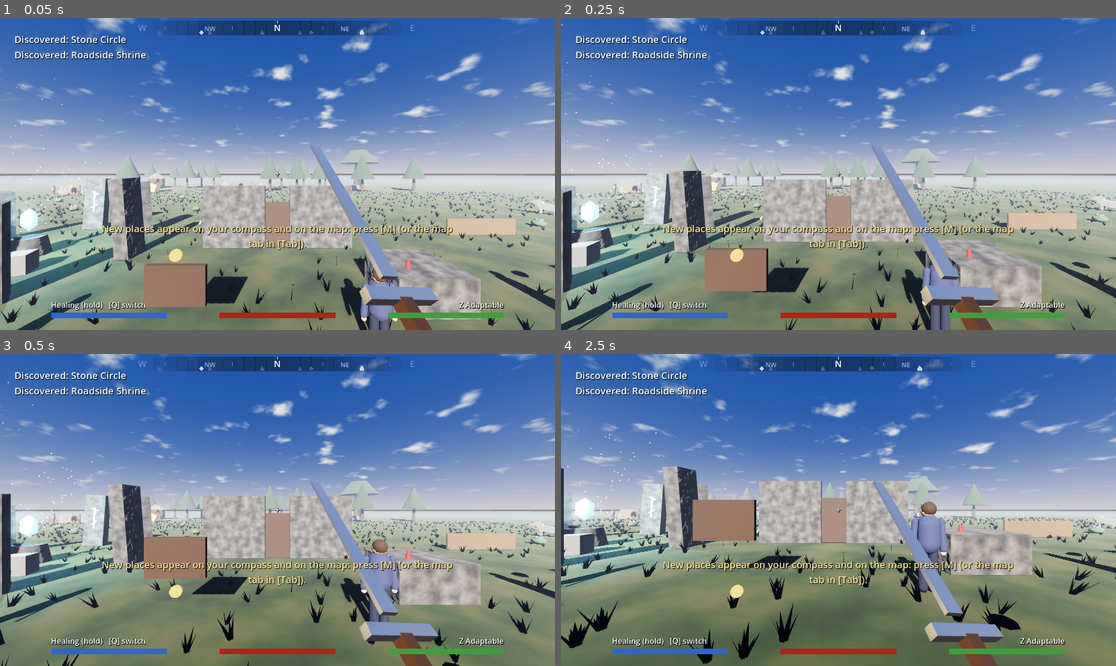
Above: before the commit, frames 1-4 (two rows, left to right).
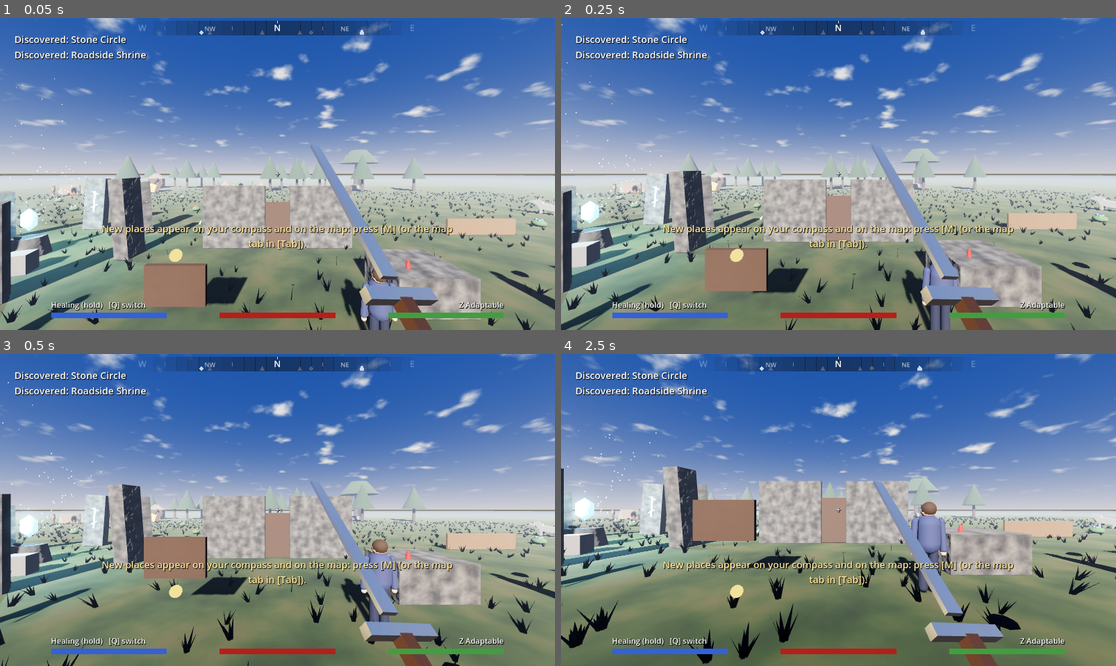
Above: after the commit, the same moments.

Repository: RCJLabs/Vaelora-godot
Game: Godot game, scene res://levels/test_level.tscn
The game is run twice, just before and just after one commit, with the same random seed, the same clock (stepped at 60 frames per second) and the same inputs. This scene is started directly instead of the project's main scene.
Inputs (mouse positions are in pixels of both pictures, inside the frame that each line leads up to):
- Up to frame 1 (0.05 s): no input
- Up to frame 2 (0.25 s): no input
- Up to frame 3 (0.5 s): no input
- Up to frame 4 (2.5 s): tap M (map) at 0.5 s; move the mouse to (866, 510) at 0.52 s; hold W (move_forward) 0.53-1.25 s; hold Right mouse button (cast) 0.53-1.25 s; click (866, 510) at 0.67 s; tap Space (jump) at 0.77 s; tap J (journal) at 0.8, 2.3 s; drag from (727, 525) to (810, 572) at 1.27 s; move the mouse to (894, 441) at 2.02 s; press the mouse at (894, 441) at 2.03 s; hold D (move_right) from 2.03 s (still down)

The runs differ from the first frame. In frame 1, 0.2% of the frame differs, in the area x 0-100%, y 52-100%; in frame 2, 0.3%; in frame 3, 0.2%; in frame 4, 0.1%.

Commit message:
PC lighting pass (part 1): bounce light, soft sun, morning mist; PC asset docs
The game targets PC on Forward+, so the outdoor look can use what only
Forward+ has:
- SDFGI bounce light in the shared outdoor atmosphere, on from High up;
  SSIL (close-range bounce) on Ultra. The presets switch both, and never
  add them to a scene built without them.
- The sun has a size (light_angular_distance), so shadows soften with
  distance; overcast moods widen it. Shadow splits blend.
- Morning mist: LevelMood.morning_mist adds volumetric fog before dawn
  that burns off by mid-morning (Riverlands, Vale, Ithmarren, Fields).

Docs: ASSETS.md rewritten for PC (assets go in through the builders, the
download order, sources, no HDRI skies with the day/night cycle); phone
wording removed from LOOK.md, CREDITS.md and day_night.gd.

Tests: test_graphics checks GI per preset; test_moods checks the sun's
size and the mist burning off.

Co-Authored-By: Claude Opus 5.5 <noreply@anthropic.com>
Claude-Session: https://claude.ai/code/session_01BPE8ZczZ4hZnRHyCfMJwVS

Diff:
--- a/godot/levels/atmosphere.tres
+++ b/godot/levels/atmosphere.tres
@@ -38,6 +38,17 @@
 volumetric_fog_albedo = Color(0.85, 0.88, 1, 1)
 volumetric_fog_anisotropy = 0.6
 volumetric_fog_length = 48.0
+sdfgi_enabled = true
+sdfgi_use_occlusion = true
+sdfgi_read_sky_light = true
+sdfgi_bounce_feedback = 0.5
+sdfgi_cascades = 4
+sdfgi_min_cell_size = 0.2
+sdfgi_energy = 1.0
+ssil_enabled = true
+ssil_radius = 4.0
+ssil_intensity = 0.8
+volumetric_fog_gi_inject = 1.0
 adjustment_enabled = true
 adjustment_contrast = 1.05
 adjustment_saturation = 0.92
--- a/godot/levels/day_night.gd
+++ b/godot/levels/day_night.gd
@@ -27,11 +27,14 @@
 
 ## The night light while Ilun is below the horizon, as a share of a full Ilun's.
 const NO_MOON_LIGHT := 0.5
+## How wide the sun (and moon) looks, in degrees: it softens shadows the further they fall
+## from what casts them (Forward+). Clouds (LevelMood.overcast) widen it.
+const SUN_SIZE := 0.5
 ## The darkest the shade's fill colour gets (at night).
 const NIGHT_FILL := Color(0.3, 0.33, 0.45)
 
 # hour: sun colour, sun energy, sky top, sky horizon, ground horizon, ambient energy, fog light
-# (night ambient 2.2, with NIGHT_FILL: dark, but you can see the ground on a phone screen; stealth goes by
+# (night ambient 2.2, with NIGHT_FILL: dark, but you can see the ground; stealth goes by
 # the clock, not by this)
 const KEYS := [
 	[0.0,  Color(0.55, 0.65, 0.95), 0.4, Color(0.02, 0.035, 0.08), Color(0.08, 0.1, 0.17), Color(0.06, 0.06, 0.08), 2.2, Color(0.18, 0.21, 0.32)],
@@ -50,6 +53,7 @@
 var _sky: ProceduralSkyMaterial
 var _dome: SkyDome   # clouds and stars (levels/sky_dome.gd), made here for the level
 var _last_hour := -1.0
+var _fog_base := 0.0   # the level's volumetric fog density, before the morning mist
 
 
 func _ready() -> void:
@@ -61,6 +65,10 @@
 			_sky = sky.sky_material
 		if mood:
 			mood.apply_static(world_environment.environment)
+		_fog_base = world_environment.environment.volumetric_fog_density
+	if sun:
+		sun.directional_shadow_blend_splits = true
+		sun.light_angular_distance = SUN_SIZE + (mood.overcast * 4.0 if mood else 0.0)
 	if not Engine.is_editor_hint():
 		_dome = SkyDome.new()
 		_dome.set_motes(mood.motes_day if mood else "pollen", mood.motes_night if mood else "fireflies")
@@ -135,6 +143,7 @@
 		if mood:
 			env.ambient_light_energy = mood.ambient(env.ambient_light_energy)
 			env.fog_light_color = mood.fog(env.fog_light_color)
+			env.volumetric_fog_density = _fog_base + mood.mist(hour)
 		# The fill the sky's colour is mixed with (ambient_light_sky_contribution), so
 		# shade isn't all sky-blue: a dimmer fog light, cool at night, near-neutral by day.
 		# Never darker than NIGHT_FILL: moonlit blue, enough to see the ground by.
--- a/godot/levels/level_mood.gd
+++ b/godot/levels/level_mood.gd
@@ -21,6 +21,9 @@
 ## "pollen", "fireflies", "ash", "dust", or "" for nothing.
 @export var motes_day := "pollen"
 @export var motes_night := "fireflies"
+## Extra volumetric fog that gathers before dawn and burns off by mid-morning (0: none;
+## 0.02 is a light mist). Only on presets with volumetric fog (High and Ultra).
+@export_range(0.0, 0.2) var morning_mist := 0.0
 
 @export_group("Sun")
 @export var sun_tint := Color(1, 1, 1)
@@ -75,6 +78,11 @@
 	return energy * sun_energy_mult * (1.0 - overcast * 0.55)
 
 
+## The morning mist's extra volumetric fog density at `hour`.
+func mist(hour: float) -> float:
+	return morning_mist * smoothstep(3.5, 5.5, hour) * (1.0 - smoothstep(7.0, 9.5, hour))
+
+
 func fog(color: Color) -> Color:
 	return color.lerp(fog_tint * maxf(color.get_luminance(), 0.05) * 1.5, fog_tint_amount)
 
--- a/godot/levels/moods/canopy.tres
+++ b/godot/levels/moods/canopy.tres
@@ -18,3 +18,4 @@
 clouds = 0.25
 motes_day = "pollen"
 motes_night = "fireflies"
+morning_mist = 0.025
--- a/godot/levels/moods/fields.tres
+++ b/godot/levels/moods/fields.tres
@@ -16,3 +16,4 @@
 clouds = 0.85
 motes_day = "ash"
 motes_night = "ash"
+morning_mist = 0.02
--- a/godot/levels/moods/riverlands.tres
+++ b/godot/levels/moods/riverlands.tres
@@ -13,3 +13,4 @@
 contrast = 1.05
 saturation = 1.04
 clouds = 0.55
+morning_mist = 0.03
--- a/godot/levels/moods/vale.tres
+++ b/godot/levels/moods/vale.tres
@@ -10,3 +10,4 @@
 fog_tint_amount = 0.2
 contrast = 1.04
 clouds = 0.4
+morning_mist = 0.015
--- a/godot/systems/settings.gd
+++ b/godot/systems/settings.gd
@@ -34,21 +34,26 @@
 ## built (a scene without volumetric fog doesn't gain it on Ultra); shadow_distance
 ## multiplies each sun's own shadow distance. clutter: how thick the ground cover
 ## (grass, flowers, stones: props/ground_cover.gd) grows, 0 for none; clutter_range:
-## how far away it's drawn.
+## how far away it's drawn. sdfgi: real-time bounce light (Forward+ only; gi_rays and
+## gi_half_res set its cost); ssil: screen-space bounce light, close up.
 const QUALITY_NAMES := ["Low", "Medium", "High", "Ultra"]
 const QUALITY := [
 	{"ssao": false, "volumetric_fog": false, "glow": false, "shadow_atlas": 1024, "shadow_distance": 0.5,
 		"soft_shadows": RenderingServer.SHADOW_QUALITY_HARD, "msaa": Viewport.MSAA_DISABLED, "fxaa": true,
-		"ssao_quality": RenderingServer.ENV_SSAO_QUALITY_VERY_LOW, "fog_volume": 48, "clutter": 0.0, "clutter_range": 30.0},
+		"ssao_quality": RenderingServer.ENV_SSAO_QUALITY_VERY_LOW, "fog_volume": 48, "clutter": 0.0, "clutter_range": 30.0,
+		"sdfgi": false, "ssil": false, "gi_rays": RenderingServer.ENV_SDFGI_RAY_COUNT_16, "gi_half_res": true},
 	{"ssao": true, "volumetric_fog": false, "glow": true, "shadow_atlas": 2048, "shadow_distance": 0.75,
 		"soft_shadows": RenderingServer.SHADOW_QUALITY_SOFT_VERY_LOW, "msaa": Viewport.MSAA_DISABLED, "fxaa": true,
-		"ssao_quality": RenderingServer.ENV_SSAO_QUALITY_LOW, "fog_volume": 48, "clutter": 0.5, "clutter_range": 40.0},
+		"ssao_quality": RenderingServer.ENV_SSAO_QUALITY_LOW, "fog_volume": 48, "clutter": 0.5, "clutter_range": 40.0,
+		"sdfgi": false, "ssil": false, "gi_rays": RenderingServer.ENV_SDFGI_RAY_COUNT_16, "gi_half_res": true},
 	{"ssao": true, "volumetric_fog": true, "glow": true, "shadow_atlas": 4096, "shadow_distance": 1.0,
 		"soft_shadows": RenderingServer.SHADOW_QUALITY_SOFT_LOW, "msaa": Viewport.MSAA_2X, "fxaa": false,
-		"ssao_quality": RenderingServer.ENV_SSAO_QUALITY_MEDIUM, "fog_volume": 64, "clutter": 1.0, "clutter_range": 55.0},
+		"ssao_quality": RenderingServer.ENV_SSAO_QUALITY_MEDIUM, "fog_volume": 64, "clutter": 1.0, "clutter_range": 55.0,
+		"sdfgi": true, "ssil": false, "gi_rays": RenderingServer.ENV_SDFGI_RAY_COUNT_32, "gi_half_res": true},
 	{"ssao": true, "volumetric_fog": true, "glow": true, "shadow_atlas": 8192, "shadow_distance": 1.5,
 		"soft_shadows": RenderingServer.SHADOW_QUALITY_SOFT_HIGH, "msaa": Viewport.MSAA_4X, "fxaa": false,
-		"ssao_quality": RenderingServer.ENV_SSAO_QUALITY_HIGH, "fog_volume": 96, "clutter": 1.6, "clutter_range": 85.0},
+		"ssao_quality": RenderingServer.ENV_SSAO_QUALITY_HIGH, "fog_volume": 96, "clutter": 1.6, "clutter_range": 85.0,
+		"sdfgi": true, "ssil": true, "gi_rays": RenderingServer.ENV_SDFGI_RAY_COUNT_64, "gi_half_res": false},
 ]
 const GRAPHICS_KEYS := ["graphics_quality", "render_scale"]
 
@@ -112,6 +117,11 @@
 	RenderingServer.positional_soft_shadow_filter_set_quality(preset["soft_shadows"])
 	RenderingServer.environment_set_ssao_quality(preset["ssao_quality"], graphics_quality < 3, 0.5, 2, 50, 300)
 	RenderingServer.environment_set_volumetric_fog_volume_size(preset["fog_volume"], preset["fog_volume"])
+	RenderingServer.environment_set_sdfgi_ray_count(preset["gi_rays"])
+	RenderingServer.environment_set_sdfgi_frames_to_converge(RenderingServer.ENV_SDFGI_CONVERGE_IN_20_FRAMES)
+	RenderingServer.environment_set_sdfgi_frames_to_update_light(RenderingServer.ENV_SDFGI_UPDATE_LIGHT_IN_8_FRAMES)
+	RenderingServer.gi_set_use_half_resolution(preset["gi_half_res"])
+	RenderingServer.environment_set_ssil_quality(RenderingServer.ENV_SSIL_QUALITY_MEDIUM, true, 0.5, 2, 50, 300)
 	for node in viewport.find_children("*", "WorldEnvironment", true, false):
 		_apply_graphics_to(node)
 	for node in viewport.find_children("*", "DirectionalLight3D", true, false):
@@ -127,11 +137,13 @@
 		# Remember what the scene was built with, the first time we see it.
 		if not env.has_meta("designed"):
 			env.set_meta("designed", {"ssao": env.ssao_enabled, "volumetric_fog": env.volumetric_fog_enabled,
-					"glow": env.glow_enabled})
+					"glow": env.glow_enabled, "sdfgi": env.sdfgi_enabled, "ssil": env.ssil_enabled})
 		var designed: Dictionary = env.get_meta("designed")
 		env.ssao_enabled = designed["ssao"] and preset["ssao"]
 		env.volumetric_fog_enabled = designed["volumetric_fog"] and preset["volumetric_fog"]
 		env.glow_enabled = designed["glow"] and preset["glow"]
+		env.sdfgi_enabled = designed["sdfgi"] and preset["sdfgi"]
+		env.ssil_enabled = designed["ssil"] and preset["ssil"]
 	elif node is DirectionalLight3D:
 		if not node.has_meta("designed_shadow_distance"):
 			node.set_meta("designed_shadow_distance", node.directional_shadow_max_distance)
--- a/godot/tests/test_graphics.gd
+++ b/godot/tests/test_graphics.gd
@@ -1,6 +1,7 @@
 extends "res://tests/test_base.gd"
 # Graphics presets: title (shared atmosphere.tres) -> Low -> test level (DayNight duplicates
 # the environment) -> back to High must restore the designed effects; FPS counter toggles.
+# Bounce light: SDFGI from High up, SSIL on Ultra, never in a scene built without it.
 var f := 0
 var ST
 
@@ -17,6 +18,11 @@
 	ok(root.msaa_3d == msaa, "%s: msaa" % tag, root.msaa_3d)
 	near(root.scaling_3d_scale, scale, 0.001, "%s: render scale" % tag)
 
+## Checks the bounce light: SDFGI and SSIL.
+func expect_gi(tag: String, sdfgi: bool, ssil: bool) -> void:
+	var e = env()
+	ok(e.sdfgi_enabled == sdfgi and e.ssil_enabled == ssil, "%s: sdfgi/ssil = %s/%s" % [tag, sdfgi, ssil], [e.sdfgi_enabled, e.ssil_enabled])
+
 func _initialize() -> void:
 	ST = autoload("Settings")
 	change_scene_to_file("res://ui/title_screen.tscn")
@@ -29,13 +35,17 @@
 			ST.set_option("graphics_quality", 0); ST.set_option("render_scale", 0.7)
 			expect("title Low", false, false, false, 50.0, Viewport.MSAA_DISABLED, 0.7)
 		6: change_scene_to_file("res://levels/test_level.tscn")
-		12: expect("level Low", false, false, false, 40.0, Viewport.MSAA_DISABLED, 0.7)
+		12:
+			expect("level Low", false, false, false, 40.0, Viewport.MSAA_DISABLED, 0.7)
+			expect_gi("level Low", false, false)
 		13:
 			ST.set_option("graphics_quality", 2); ST.set_option("render_scale", 1.0)
 			expect("level High", true, true, true, 80.0, Viewport.MSAA_2X, 1.0)
+			expect_gi("level High", true, false)
 		14:
 			ST.set_option("graphics_quality", 3)
 			expect("level Ultra", true, true, true, 120.0, Viewport.MSAA_4X, 1.0)
+			expect_gi("level Ultra", true, true)
 		15: ST.set_option("show_fps", true)
 		30:
 			ok(ST._fps_label.visible and ST._fps_label.text.contains(" fps"), "FPS counter shows", ST._fps_label.text)
@@ -45,6 +55,7 @@
 		31: change_scene_to_file("res://levels/waystation_cellar.tscn")
 		37:
 			expect("cellar High", true, true, true, -1.0, Viewport.MSAA_2X, 1.0)
+			expect_gi("cellar High (built without it)", false, false)
 			ST.set_option("graphics_quality", 1)
 			expect("cellar Medium", true, false, true, -1.0, Viewport.MSAA_DISABLED, 1.0)
 			ST.set_option("graphics_quality", 2)
--- a/godot/tests/test_moods.gd
+++ b/godot/tests/test_moods.gd
@@ -42,8 +42,16 @@
 					dn.mood.resource_path if dn.mood else "none")
 			dn.apply(12.0)
 			sun_energy[REGIONS[path]] = n("Sun").light_energy
+			ok(n("Sun").light_angular_distance >= dn.SUN_SIZE and n("Sun").directional_shadow_blend_splits, "%s: a sun with a size (soft shadows far from what casts them)" % current_scene.name)
+			if REGIONS[path] == "riverlands":
+				var noon_fog: float = env.volumetric_fog_density
+				dn.apply(6.0)
+				ok(env.volumetric_fog_density > noon_fog + 0.02, "Riverlands: mist at dawn", [env.volumetric_fog_density, noon_fog])
+				dn.apply(12.0)
+				near(env.volumetric_fog_density, noon_fog, 0.0001, "burnt off by noon")
 			if REGIONS[path] == "fields":
 				ok(n("Sun").shadow_opacity < 0.7, "the Fields are overcast: soft shadows", n("Sun").shadow_opacity)
+				ok(n("Sun").light_angular_distance > dn.SUN_SIZE + 1.0, "and a sun hidden by cloud: blurred shadows", n("Sun").light_angular_distance)
 				ok(env.adjustment_saturation < 0.8, "and a grey grade", env.adjustment_saturation)
 			if REGIONS[path] == "capital":
 				near(env.fog_density, 0.0035, 0.0001, "Ilunhall's haze")
Not shown, changed: docs/godot-starter/ASSETS.md
Not shown, changed: docs/godot-starter/LOOK.md
Not shown, changed: godot/CREDITS.md
